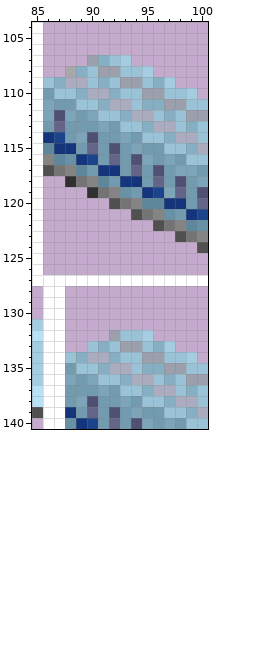
Pixel-art file, stored at src/trains/n700_series/gfx/n700_series.aseprite. That is the earlier state.
309x301 pixels, 1 frame. Pixels under 10% opacity are left out. Colours within 5 levels of each other are drawn and written as one. Shown: x 85..100, y 104..140. The commit also changed other parts of the picture, which this record leaves out.
After:
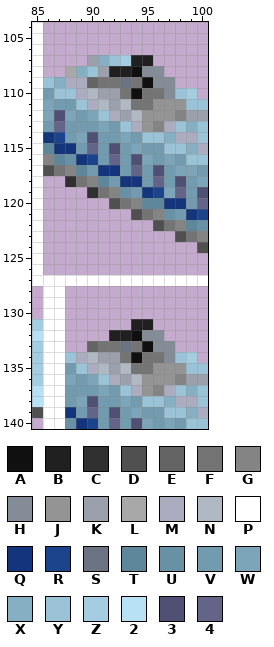
Palette (. is transparent): A #101010  B #202020  C #303030  D #505050  E #646464  F #747474  G #848484  H #848c98  J #949494  K #9ca0ac  L #a8a8a8  M #acacc0  N #b0b8c4  P #ffffff  Q #14347c  R #1c448c  S #6c7484  T #5f879b  U #6991a5  V #739baf  W #7da5b9  X #87afc3  Y #9bc3d7  Z #a5cde1  2 #b9e1f5  3 #505074  4 #646488
Difference:
layer "Panto" now shown
Changed rows in their new state; - is an unchanged pixel.
Layer "Panto":
first column x 89:
107 -----BB---
108 ---BBAHH--
109 -EFFSFAHH-
110 MNKKFAFFH-
111 -MNKNFFJJJ
112 ---MKNJJJG
113 -----MJG--
first column x 89:
131 -----BB---
132 ---BBAHH--
133 -EFFSFAHH-
134 MNKKFAFFH-
135 -MNKNFFJJJ
136 ---MKNJJJG
137 -----MJG--
Changed places in both pictures, as pixel boxes (x1, y1, x2, y2):
changed: (76, 55, 186, 132)
changed: (76, 319, 186, 396)
